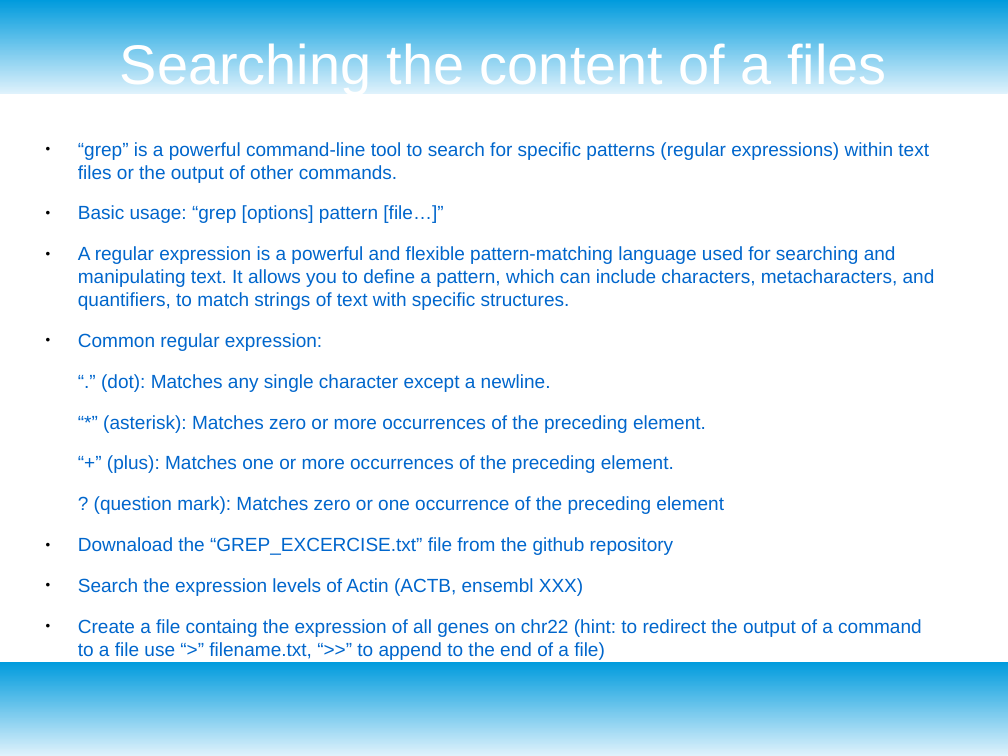
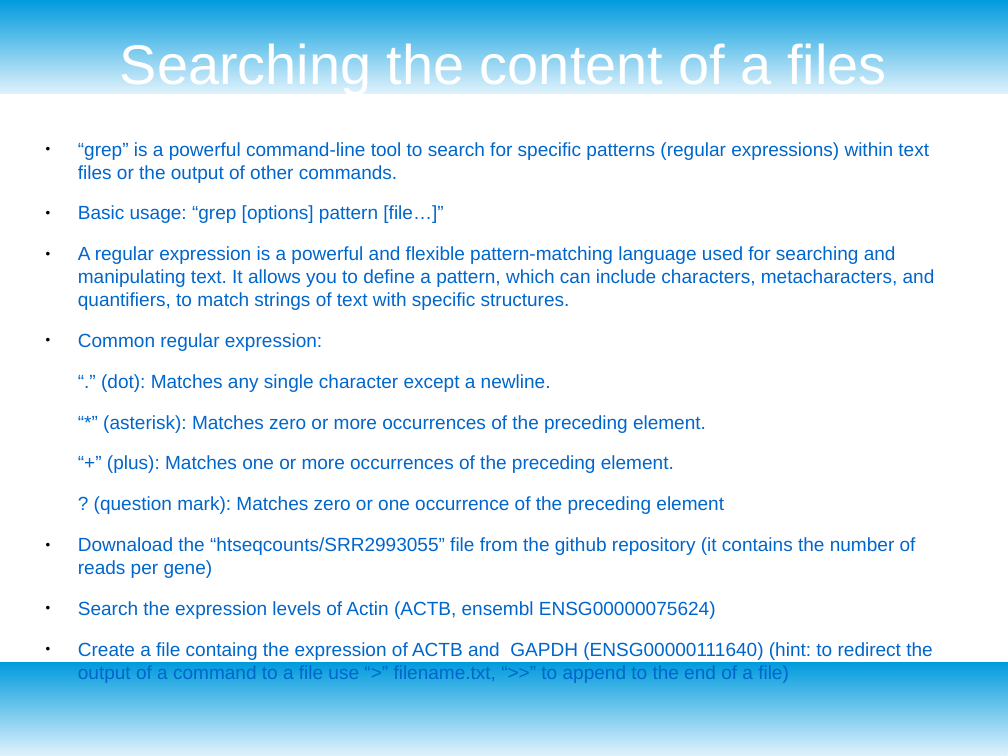
Before and after one commit to ngualand/Introduction_to_bioinformatics, a slide deck: slide 12 of Slides/Introduction_Linux.odp (slide 11 before the commit). Drawn at 1008x756 pixels with LibreOffice and Linux fonts; fonts in the diff are those of the drawing. Boxes give left, top, right and bottom in pixels: in the first picture for what was removed or moved away, otherwise in the second. Text is boxed around its words. In the diff, an @@ line names an element or a change of style, - is before the commit and + after.

```diff
--- a/Slides/Introduction_Linux.odp
+++ b/Slides/Introduction_Linux.odp
@@ text at bbox=[78, 537, 932, 683]: text changed @@
-● Downaload the “GREP_EXCERCISE.txt” file from the github repository
-● Search the expression levels of Actin (ACTB, ensembl XXX)
-● Create a file containg the expression of all genes on chr22 (hint: to redirect the output of a command to a file use “>” filename.txt, “>>” to append to the end of a file)
+● Downaload the “htseqcounts/SRR2993055” file from the github repository (it contains the number of reads per gene)
+● Search the expression levels of Actin (ACTB, ensembl ENSG00000075624)
+● Create a file containg the expression of ACTB and GAPDH (ENSG00000111640) (hint: to redirect the output of a command to a file use “>” filename.txt, “>>” to append to the end of a file)
```
Also in this commit, not shown: 14 other slides changed, 1 slide removed, 4 other files.
